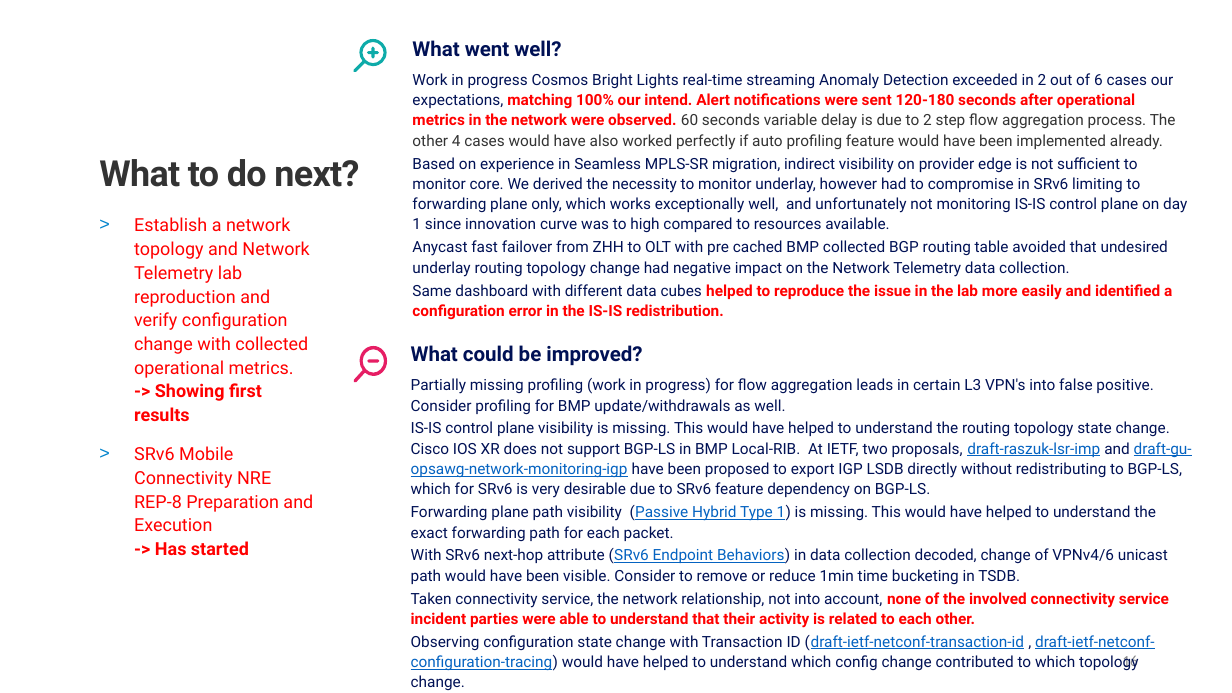
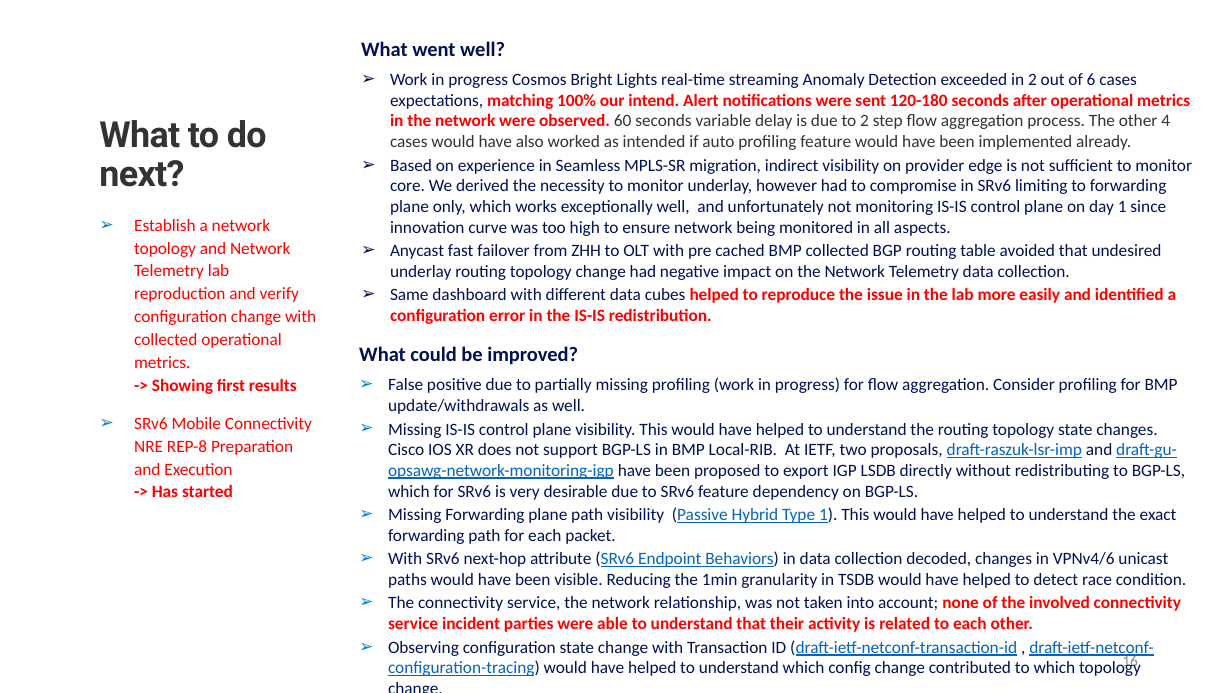
Before and after one commit to network-analytics/ietf-network-analytics-document-status, a slide deck: slide 16 of 121/NMOP/nmop-interim-swisscom-network-analytics-network-incident-postmortem.pptx. Drawn at 1232x693 pixels with LibreOffice and Linux fonts; fonts in the diff are those of the drawing. Boxes give left, top, right and bottom in pixels: in the first picture for what was removed or moved away, otherwise in the second. Text is boxed around its words. In the diff, an @@ line names an element or a change of style, - is before the commit and + after.

```diff
--- a/121/NMOP/nmop-interim-swisscom-network-analytics-network-incident-postmortem.pptx
+++ b/121/NMOP/nmop-interim-swisscom-network-analytics-network-incident-postmortem.pptx
@@ freeform shape removed at [353, 39, 386, 72] @@
@@ text at [361, 41, 1177, 324]: font Roboto to Calibri in "What went well?", "Anycast fast failover from ZHH to OLT ...", "Same dashboard with different data cubes helped ..."; size 12 to 13.5 pt in "Anycast fast failover from ZHH to OLT ...", "Same dashboard with different data cubes helped ..."; bullet none to ➢; line spacing 1.1 to 1 @@
@@ text "What went well?": place and size @@
-text "What went well?" at [412, 40, 1187, 319]
+text "What went well?" at [361, 41, 1192, 324]
@@ text at [390, 73, 1192, 236]: text changed; size 12 to 13.5 pt; font Roboto to Calibri @@
-Work in progress Cosmos Bright Lights real-time streaming Anomaly Detection exceeded in 2 out of 6 cases our expectations, matching 100% our intend. Alert notifications were sent 120-180 seconds after operational metrics in the network were observed. 60 seconds variable delay is due to 2 step flow aggregation process. The other 4 cases would have also worked perfectly if auto profiling feature would have been implemented already.
-Based on experience in Seamless MPLS-SR migration, indirect visibility on provider edge is not sufficient to monitor core. We derived the necessity to monitor underlay, however had to compromise in SRv6 limiting to forwarding plane only, which works exceptionally well, and unfortunately not monitoring IS-IS control plane on day 1 since innovation curve was to high compared to resources available.
+➢ Work in progress Cosmos Bright Lights real-time streaming Anomaly Detection exceeded in 2 out of 6 cases expectations, matching 100% our intend. Alert notifications were sent 120-180 seconds after operational metrics in the network were observed. 60 seconds variable delay is due to 2 step flow aggregation process. The other 4 cases would have also worked as intended if auto profiling feature would have been implemented already.
+➢ Based on experience in Seamless MPLS-SR migration, indirect visibility on provider edge is not sufficient to monitor core. We derived the necessity to monitor underlay, however had to compromise in SRv6 limiting to forwarding plane only, which works exceptionally well, and unfortunately not monitoring IS-IS control plane on day 1 since innovation curve was too high to ensure network being monitored in all aspects.
@@ text "What to do next?" rewrapped from [99, 159, 359, 187] to [99, 120, 267, 187] @@
@@ text "Establish a network topology and ..." at [134, 219, 316, 475]: size 14 to 13.5 pt, font Roboto to Calibri; bullet > to ➢ @@
@@ freeform shape removed at [354, 346, 387, 383] @@
@@ text at [359, 346, 1153, 676]: font Roboto to Calibri in "What could be improved?", "Observing configuration state change with Transaction ID ..."; size 12 to 13.5 pt in "Observing configuration state change with Transaction ID ..."; bullet none to ➢; line spacing 1.1 to 1 @@
@@ text "What could be improved?": place and size @@
-text "What could be improved?" at [411, 345, 1192, 690]
+text "What could be improved?" at [359, 346, 1186, 676]
@@ text at [388, 377, 1186, 632]: text changed; size 12 to 13.5 pt; font Roboto to Calibri @@
-Partially missing profiling (work in progress) for flow aggregation leads in certain L3 VPN's into false positive. Consider profiling for BMP update/withdrawals as well.
-IS-IS control plane visibility is missing. This would have helped to understand the routing topology state change. Cisco IOS XR does not support BGP-LS in BMP Local-RIB. At IETF, two proposals, draft-raszuk-lsr-imp and draft-gu-opsawg-network-monitoring-igp have been proposed to export IGP LSDB directly without redistributing to BGP-LS, which for SRv6 is very desirable due to SRv6 feature dependency on BGP-LS.
-Forwarding plane path visibility (Passive Hybrid Type 1) is missing. This would have helped to understand the exact forwarding path for each packet.
-With SRv6 next-hop attribute (SRv6 Endpoint Behaviors) in data collection decoded, change of VPNv4/6 unicast path would have been visible. Consider to remove or reduce 1min time bucketing in TSDB.
-Taken connectivity service, the network relationship, not into account, none of the involved connectivity service incident parties were able to understand that their activity is related to each other.
+➢ False positive due to partially missing profiling (work in progress) for flow aggregation. Consider profiling for BMP update/withdrawals as well.
+➢ Missing IS-IS control plane visibility. This would have helped to understand the routing topology state changes. Cisco IOS XR does not support BGP-LS in BMP Local-RIB. At IETF, two proposals, draft-raszuk-lsr-imp and draft-gu-opsawg-network-monitoring-igp have been proposed to export IGP LSDB directly without redistributing to BGP-LS, which for SRv6 is very desirable due to SRv6 feature dependency on BGP-LS.
+➢ Missing Forwarding plane path visibility (Passive Hybrid Type 1). This would have helped to understand the exact forwarding path for each packet.
+➢ With SRv6 next-hop attribute (SRv6 Endpoint Behaviors) in data collection decoded, changes in VPNv4/6 unicast paths would have been visible. Reducing the 1min granularity in TSDB would have helped to detect race condition.
+➢ The connectivity service, the network relationship, was not taken into account; none of the involved connectivity service incident parties were able to understand that their activity is related to each other.
```
Also in this commit, not shown: 7 other slides changed, 3 other files.
